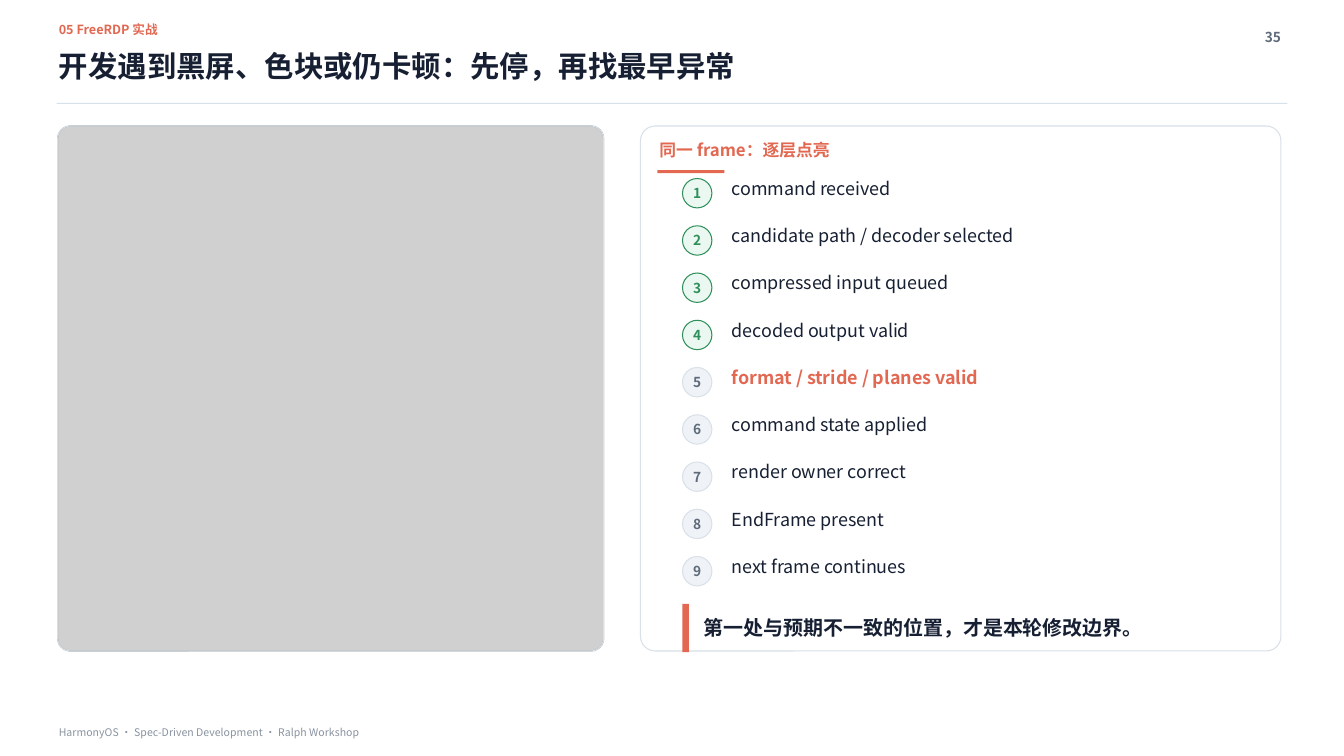
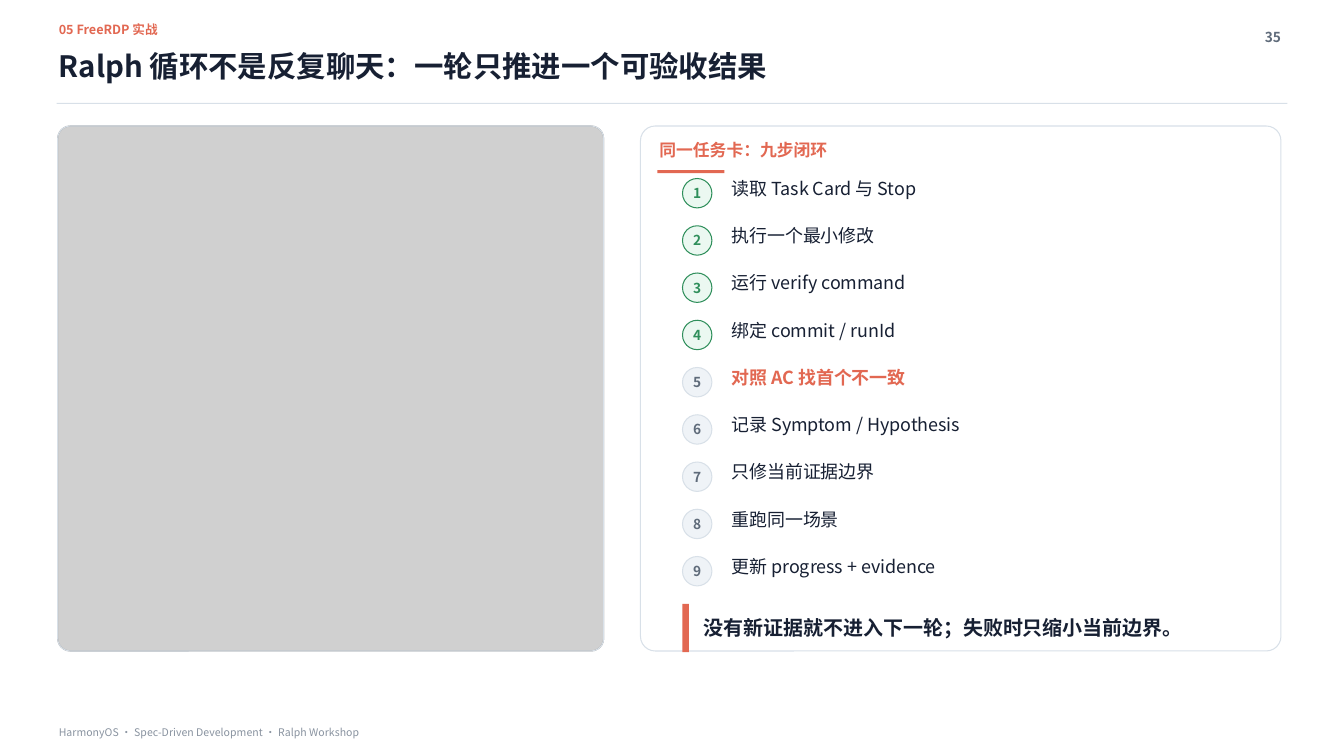
Before and after one commit to xiaomu120413/harmonyos-sdd-ralph-workshop, a slide deck: slide 35 of deliverables/HarmonyOS_SDD_Ralph_Workshop_MDM证据增强版.pptx. Drawn at 1344x756 pixels with LibreOffice and Linux fonts; fonts in the diff are those of the drawing; grey boxes stand for pictures. Boxes give left, top, right and bottom in pixels: in the first picture for what was removed or moved away, otherwise in the second. Text is boxed around its words. In the diff, an @@ line names an element or a change of style, - is before the commit and + after.

```diff
--- a/deliverables/HarmonyOS_SDD_Ralph_Workshop_MDM证据增强版.pptx
+++ b/deliverables/HarmonyOS_SDD_Ralph_Workshop_MDM证据增强版.pptx
@@ text at (59,52,767,84): text changed @@
-开发遇到黑屏、色块或仍卡顿：先停，再找最早异常
+Ralph 循环不是反复聊天：一轮只推进一个可验收结果
@@ text at (659,141,827,158): text changed @@
-同一 frame：逐层点亮
+同一任务卡：九步闭环
@@ text at (732,180,916,199): text changed @@
-command received
+读取 Task Card 与 Stop
@@ text at (732,227,875,244): text changed @@
-candidate path / decoder selected
+执行一个最小修改
@@ text at (732,274,905,293): text changed @@
-compressed input queued
+运行 verify command
@@ text at (732,322,895,339): text changed @@
-decoded output valid
+绑定 commit / runId
@@ text at (732,368,905,386): text changed @@
-format / stride / planes valid
+对照 AC 找首个不一致
@@ text at (732,416,960,435): text changed @@
-command state applied
+记录 Symptom / Hypothesis
@@ text at (732,463,875,480): text changed @@
-render owner correct
+只修当前证据边界
@@ text at (732,511,839,528): text changed @@
-EndFrame present
+重跑同一场景
@@ text at (732,558,936,578): text changed @@
-next frame continues
+更新 progress + evidence
@@ text at (703,618,1182,639): text changed @@
-第一处与预期不一致的位置，才是本轮修改边界。
+没有新证据就不进入下一轮；失败时只缩小当前边界。
```
Also in this commit, not shown: 5 other slides changed, 34 other files.
